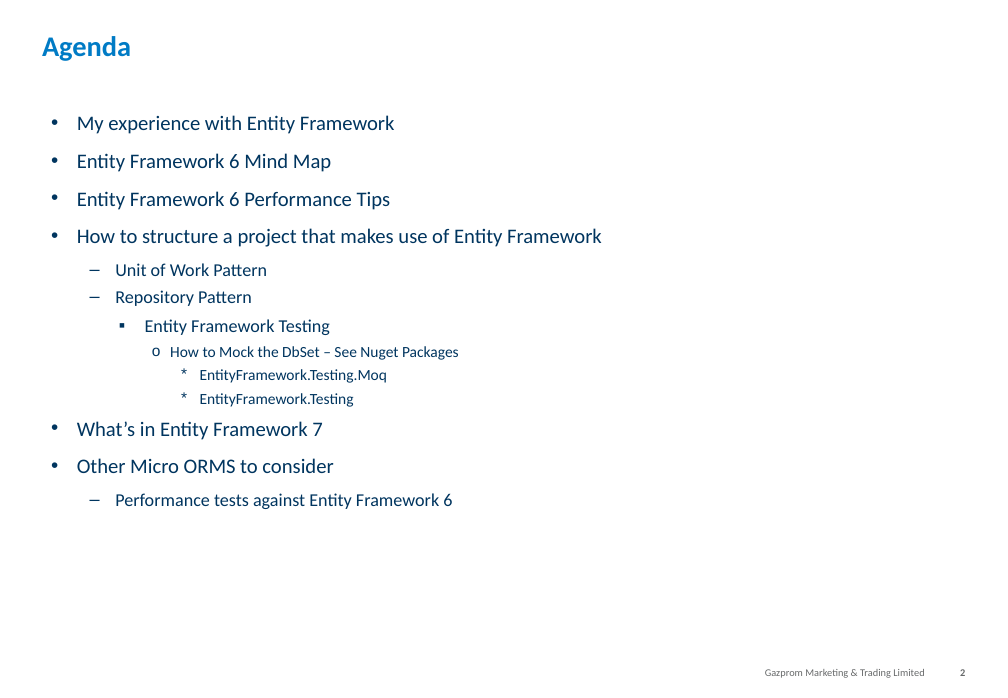
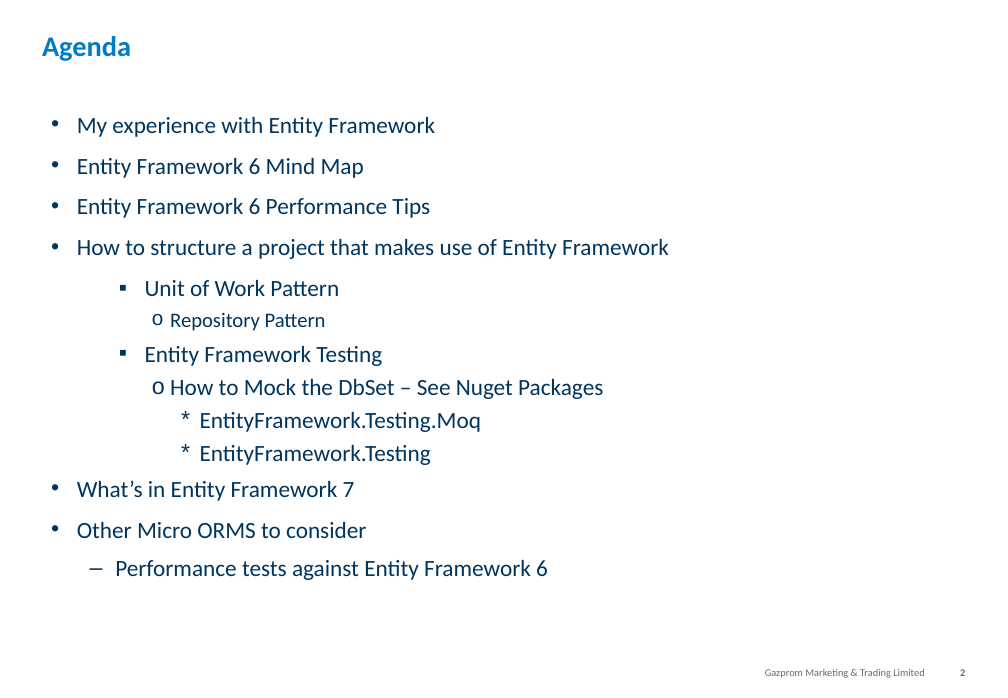
Before and after one commit to jeanhibbert/EfTestConsole, a slide deck: slide 2 of 20160128 Tech Punch - Entity Framework.pptx. Drawn at 1008x698 pixels with LibreOffice and Linux fonts; fonts in the diff are those of the drawing; background and template pictures are left out. Boxes give left, top, right and bottom in pixels: in the first picture for what was removed or moved away, otherwise in the second. Text is boxed around its words. In the diff, an @@ line names an element or a change of style, - is before the commit and + after.

```diff
--- a/20160128 Tech Punch - Entity Framework.pptx
+++ b/20160128 Tech Punch - Entity Framework.pptx
@@ text "My experience with Entity Framework" at (77, 117, 669, 580): size 16 to 18 pt in "My experience with Entity Framework", "Entity Framework 6 Mind Map", "Entity Framework 6 Performance Tips", "How to structure a project that makes ..." and 2 more places; size 14 to 18 pt in "Unit of Work Pattern", "Entity Framework Testing", "Performance tests against Entity Framework 6"; size 14 to 16 pt in "Repository Pattern"; size 12 to 18 pt in "How to Mock the DbSet – See ...", "EntityFramework.Testing.Moq", "EntityFramework.Testing"; bullet – to ▪; list level 2 to 3 in "Unit of Work Pattern"; bullet – to o; list level 2 to 4 in "Repository Pattern" @@
```
Also in this commit, not shown: 2 other slides changed, 1 slide removed, 56 other files.
